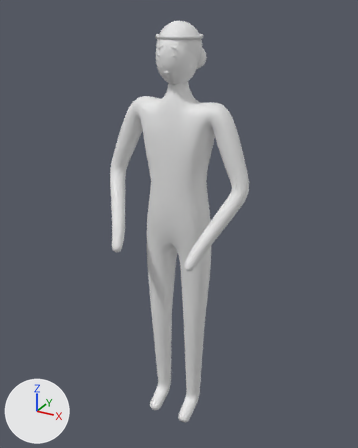
A saved change to the FBX model Assets/HuaShang/Resources/HuaShang/Art/Characters/SK_haiLun.fbx.
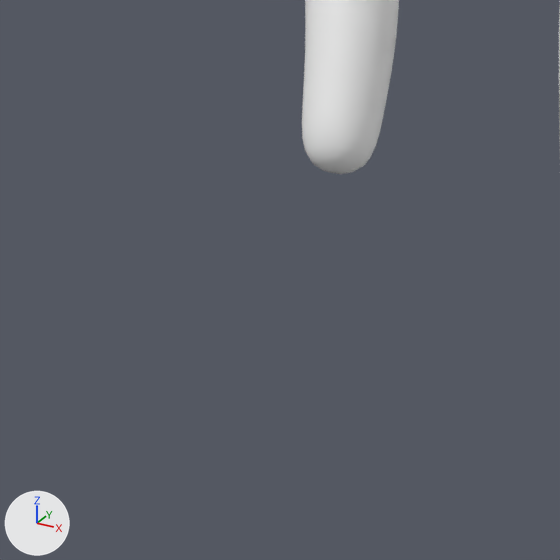
The first picture shows the older version from a 50 mm camera at (0.873, -1.584, 1.73) aimed at (0.0, 0.002, 0.936). The close-ups show the older and then the newer version on the part from 20% to 41% of the width and 51% to 68% of the height of that picture. Only the edits that show in the close-ups are written down. The axes (+X, +Y, +Z) are drawn at lower left. The lights are the same throughout. Where no turn or scale is listed for an object, it has been applied to the vertices.

The scene before the commit, as lines of its bpy script (objects in view):
```python
me_body_skel_001 = bpy.data.meshes.new('Body_skel.001')
me_body_skel_001.from_pydata(...)  # 3626 vertices, 3624 faces; spans x -0.292..0.292, y -0.225..0.087, z 0.017..1.497
me_body_skel_001.materials.append(mat_m_skin)  # white #e7e7e7
ob_body = bpy.data.objects.new('Body', me_body_skel_001)
ob_body.location = (0.0, 0.0, 0.0)
```
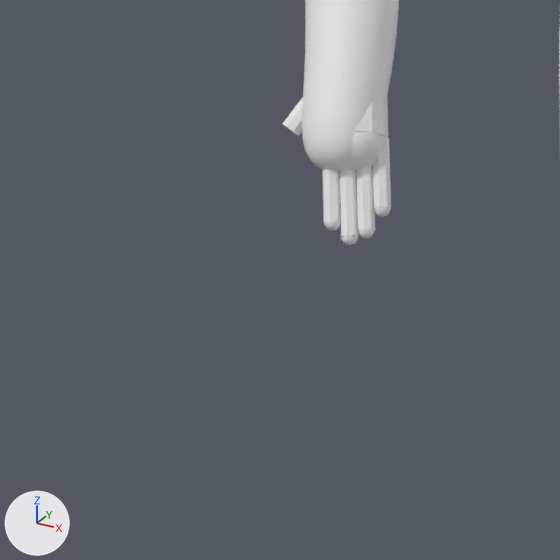
What changed in the scene script:
```text
Add ob_thumb_001:
    ob_thumb_001 = bpy.data.objects.new('Thumb.001', me_thumb_001)  # 16 vertices, 10 faces; spans x -0.1859..-0.1655, y -0.2186..-0.1866, z 0.8843..0.9152; in mat_m_skin (white #e7e7e7)
    ob_thumb_001.location = (0.0, 0.0, 0.0)
Add ob_finger_007:
    ob_finger_007 = bpy.data.objects.new('Finger.007', me_finger_007)  # 16 vertices, 10 faces; spans x -0.1415..-0.1218, y -0.2169..-0.1923, z 0.8528..0.888; in mat_m_skin (white #e7e7e7)
    ob_finger_007.location = (0.0, 0.0, 0.0)
Add ob_finger_006:
    ob_finger_006 = bpy.data.objects.new('Finger.006', me_finger_006)  # 16 vertices, 10 faces; spans x -0.1485..-0.1255, y -0.2266..-0.197, z 0.8436..0.888; in mat_m_skin (white #e7e7e7)
    ob_finger_006.location = (0.0, 0.0, 0.0)
Add ob_finger_004:
    ob_finger_004 = bpy.data.objects.new('Finger.004', me_finger_004)  # 16 vertices, 10 faces; spans x -0.1627..-0.1412, y -0.2337..-0.2064, z 0.8477..0.888; in mat_m_skin (white #e7e7e7)
    ob_finger_004.location = (0.0, 0.0, 0.0)
Add ob_finger_005:
    ob_finger_005 = bpy.data.objects.new('Finger.005', me_finger_005)  # 16 vertices, 10 faces; spans x -0.1556..-0.1317, y -0.2327..-0.2017, z 0.841..0.888; in mat_m_skin (white #e7e7e7)
    ob_finger_005.location = (0.0, 0.0, 0.0)
Add ob_palmcap_001:
    ob_palmcap_001 = bpy.data.objects.new('PalmCap.001', me_palmcap_001)  # a UV sphere (10 segments, 6 rings, poles along z) spanning x -0.1639..-0.1315, y -0.2204..-0.1864, z 0.8684..0.9024; in mat_m_skin (white #e7e7e7)
    ob_palmcap_001.location = (0.0, 0.0, 0.0)
Add ob_fingertip_006:
    ob_fingertip_006 = bpy.data.objects.new('FingerTip.006', me_fingertip_006)  # a UV sphere (8 segments, 4 rings, poles along z) spanning x -0.13468..-0.12508, y -0.22732..-0.21772, z 0.84134..0.85094; in mat_m_skin (white #e7e7e7)
    ob_fingertip_006.location = (0.0, 0.0, 0.0)
Add ob_palm_001:
    ob_palm_001 = bpy.data.objects.new('Palm.001', me_palm_001)  # 24 vertices, 14 faces; spans x -0.1839..-0.1319, y -0.2171..-0.1591, z 0.8741..0.9376; in mat_m_skin (white #e7e7e7)
    ob_palm_001.location = (0.0, 0.0, 0.0)
Add ob_fingertip_005:
    ob_fingertip_005 = bpy.data.objects.new('FingerTip.005', me_fingertip_005)  # a UV sphere (8 segments, 4 rings, poles along z) spanning x -0.14084..-0.13124, y -0.2334..-0.2238, z 0.83883..0.84843; in mat_m_skin (white #e7e7e7)
    ob_fingertip_005.location = (0.0, 0.0, 0.0)
Add ob_fingertip_004:
    ob_fingertip_004 = bpy.data.objects.new('FingerTip.004', me_fingertip_004)  # a UV sphere (8 segments, 4 rings, poles along z) spanning x -0.15035..-0.14075, y -0.23447..-0.22487, z 0.84552..0.85512; in mat_m_skin (white #e7e7e7)
    ob_fingertip_004.location = (0.0, 0.0, 0.0)
Add ob_fingertip_007:
    ob_fingertip_007 = bpy.data.objects.new('FingerTip.007', me_fingertip_007)  # a UV sphere (8 segments, 4 rings, poles along z) spanning x -0.13095..-0.12135, y -0.21758..-0.20798, z 0.85053..0.86013; in mat_m_skin (white #e7e7e7)
    ob_fingertip_007.location = (0.0, 0.0, 0.0)
```

Location of each change, [x1, y1, x2, y2] in pixels of the close-ups (560 x 560 px):
'Finger.005', added
    after: [340, 169, 359, 236]
'Finger.006', added
    after: [356, 165, 375, 230]
'PalmCap.001', added
    after: [350, 131, 387, 171]
'Finger.007', added
    after: [373, 138, 391, 208]
'Palm.001', added
    after: [355, 89, 388, 138]
'Finger.004', added
    after: [322, 168, 341, 222]
'Thumb.001', added
    after: [283, 97, 303, 136]
'FingerTip.007', added
    after: [374, 205, 391, 217]
'FingerTip.004', added
    after: [324, 218, 341, 230]
'FingerTip.006', added
    after: [358, 226, 375, 239]
'FingerTip.005', added
    after: [341, 233, 358, 245]
